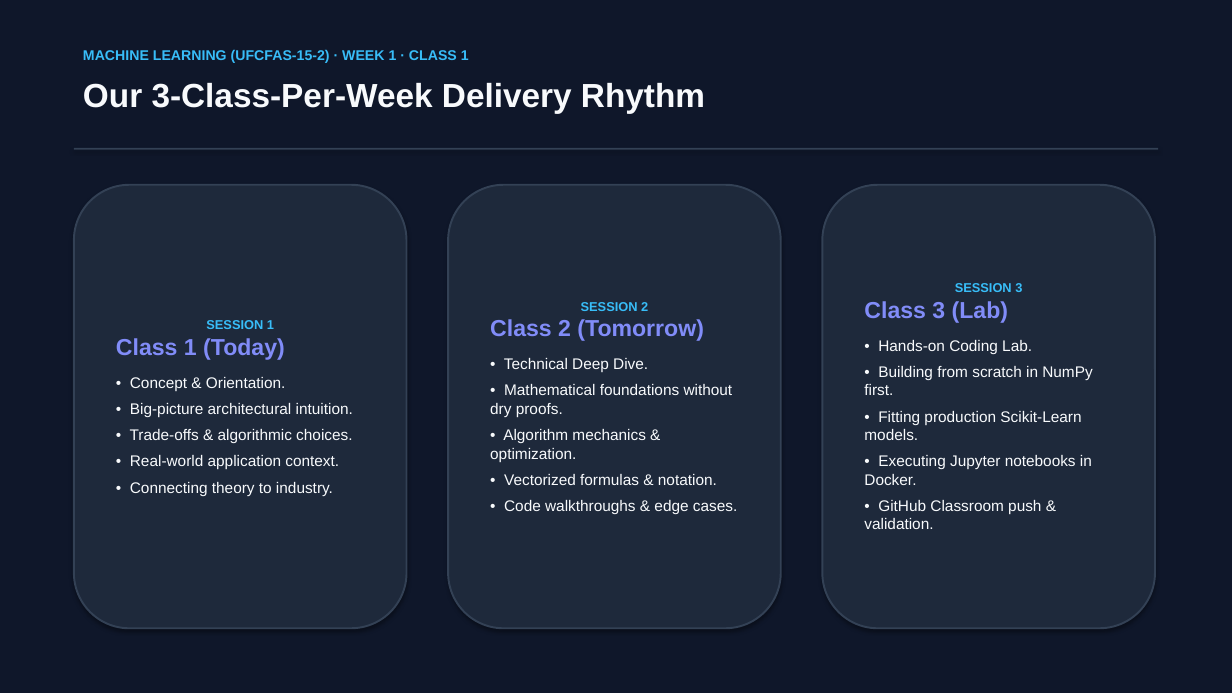
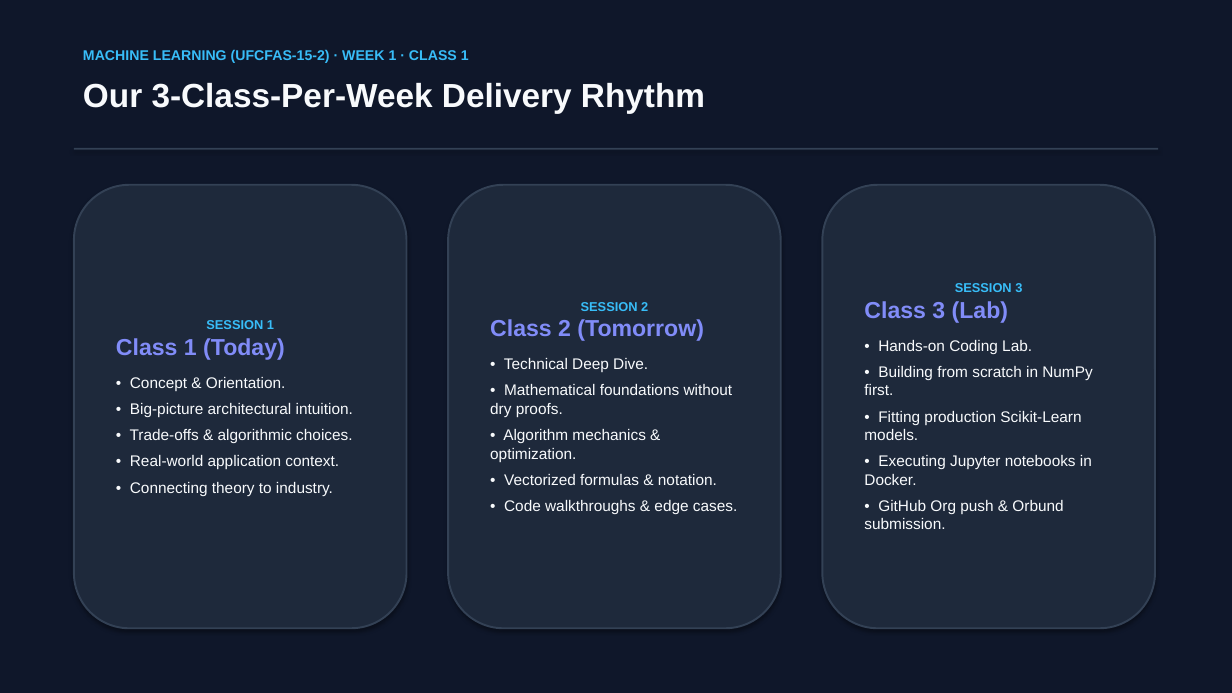
Before and after one commit to Sudan23/ml, a slide deck: slide 4 of neo_ML/slides/week1/Week_1_Class_1_Course_Introduction_and_Overview.pptx. Drawn at 1232x693 pixels with LibreOffice and Linux fonts; fonts in the diff are those of the drawing. Boxes give left, top, right and bottom in pixels: in the first picture for what was removed or moved away, otherwise in the second. Text is boxed around its words. In the diff, an @@ line names an element or a change of style, - is before the commit and + after.

Commit message:
fix(delivery): replace GitHub Classroom with Orbund & GitHub Org, and fix repo/docker inconsistencies

```diff
--- a/neo_ML/slides/week1/Week_1_Class_1_Course_Introduction_and_Overview.pptx
+++ b/neo_ML/slides/week1/Week_1_Class_1_Course_Introduction_and_Overview.pptx
@@ text in rounded rectangle at bbox=[864, 500, 1063, 529]: text changed @@
-• GitHub Classroom push & validation.
+• GitHub Org push & Orbund submission.
```
Also in this commit, not shown: 3 other slides changed, 7 other files.
